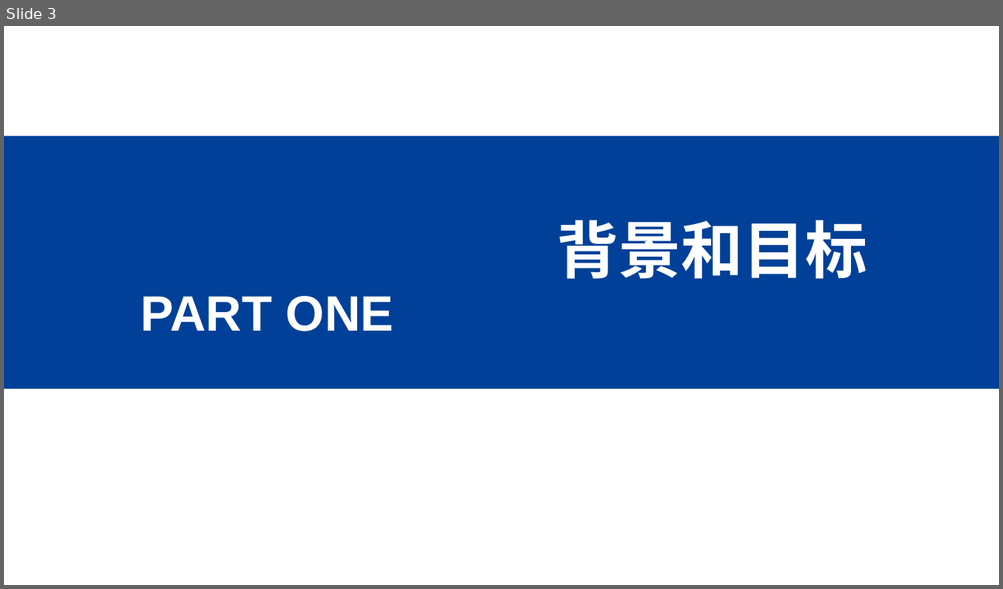
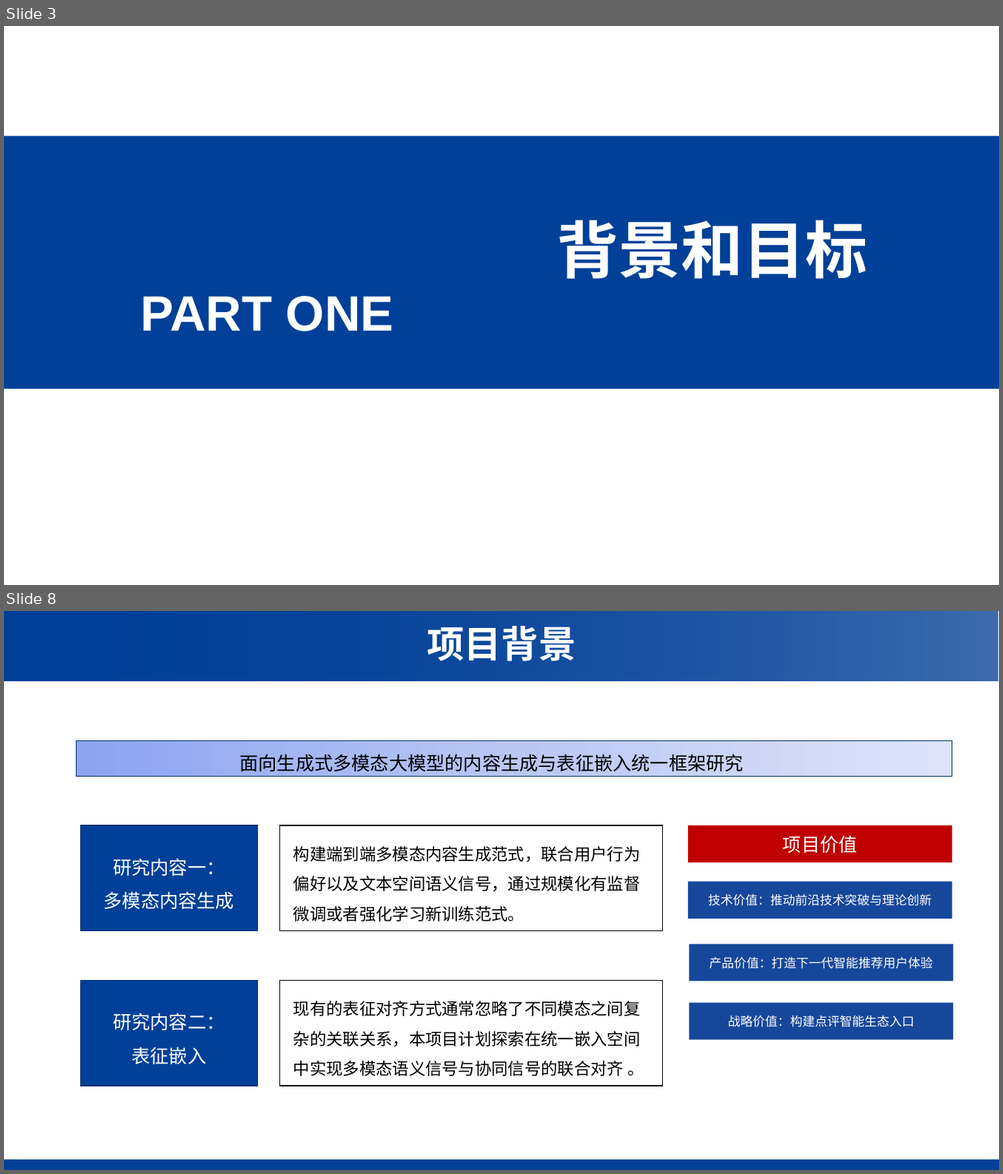
Before and after one commit to WncFht/GRec_public, a slide deck: 中期汇报.pptx. Shown one above the other, each under a label of ours: slide 3 before the commit, slides 3 and 8 after it; the slides between them are not shown. The pictures are 1003x589 and 1003x1174 pixels, drawn with LibreOffice and Linux fonts; fonts in the diff are those of the drawing; background and template pictures are left out. Boxes give left, top, right and bottom in pixels: in the first picture for what was removed or moved away, otherwise in the second. Text is boxed around its words. In the diff, an @@ line names an element or a change of style, - is before the commit and + after.

```diff
--- a/中期汇报.pptx
+++ b/中期汇报.pptx
@@ slide 8 added at [4,611,999,1170], background #FFFFFF @@
@@ rectangle added at [4,611,998,681], fill gradient #004098 @@
@@ rectangle added at [5,611,998,681], fill gradient #004098 @@
@@ text added at [427,626,576,661], 36 pt, text #FFFFFF, bold @@
+项目背景
@@ rectangle added at [77,741,952,777], fill gradient #8DA5F1 to #BBC7F4 to #DEE4F9, outline #003264 1 pt @@
@@ text added at [239,754,743,772], 18 pt, text #000000 @@
+面向生成式多模态大模型的内容生成与表征嵌入统一框架研究
@@ rectangle added at [80,826,257,932], fill #004098, outline #002F70 1 pt, 18 pt, text #FFFFFF @@
+研究内容一：
+多模态内容生成
@@ rectangle added at [279,826,662,932], outline #000000 1 pt @@
@@ rectangle added at [688,826,952,863], fill #C00000, 18 pt, text #FFFFFF @@
+项目价值
@@ text added at [293,846,640,922], 16 pt, text #000000 @@
+构建端到端多模态内容生成范式，联合用户行为偏好以及文本空间语义信号，通过规模化有监督微调或者强化学习新训练范式。
@@ rectangle added at [688,882,952,919], fill #17479B, 12 pt, text #FFFFFF @@
+技术价值：推动前沿技术突破与理论创新
@@ rectangle added at [689,945,953,982], fill #17479B, 12 pt, text #FFFFFF @@
+产品价值：打造下一代智能推荐用户体验
@@ rectangle added at [80,980,257,1086], fill #004098, outline #002F70 1 pt, 18 pt, text #FFFFFF @@
+研究内容二：
+表征嵌入
@@ rectangle added at [279,980,662,1086], outline #000000 1 pt @@
@@ text added at [293,1001,643,1076], 16 pt, text #000000 @@
+现有的表征对齐方式通常忽略了不同模态之间复杂的关联关系，本项目计划探索在统一嵌入空间中实现多模态语义信号与协同信号的联合对齐 。
@@ rectangle added at [689,1002,953,1040], fill #17479B, 12 pt, text #FFFFFF @@
+战略价值：构建点评智能生态入口
@@ rectangle added at [4,1160,999,1170], fill #004098 @@
```
Also in this commit, not shown: 6 slides changed, 13 other slides added, 27 slides removed.
